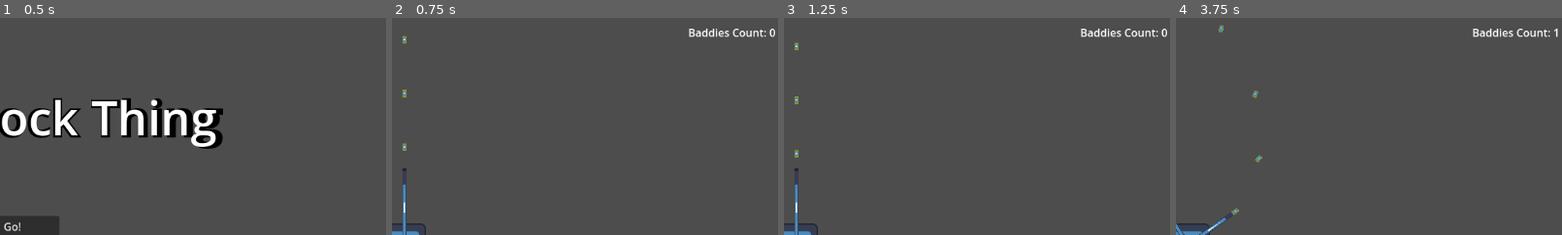
Above: before the commit, frames 1-4 (left to right).
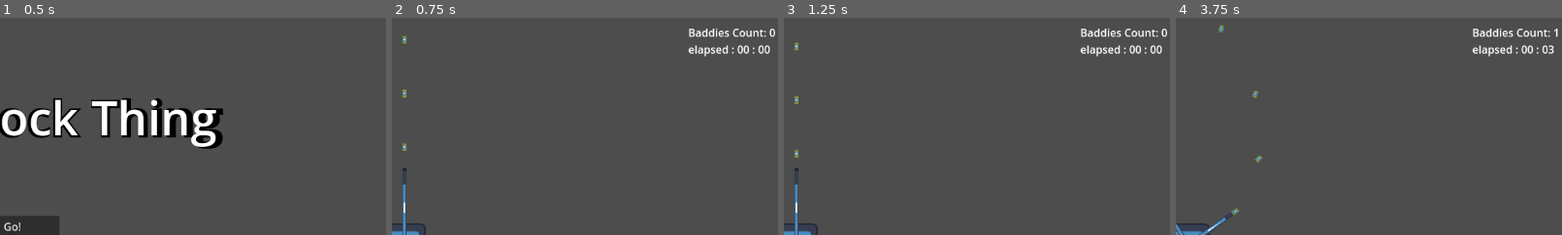
Above: after the commit, the same moments.

Repository: subpar-software/terrible-game-2
Game: Godot game, scene res://game.tscn
The game is run twice, just before and just after one commit, with the same random seed, the same clock (stepped at 60 frames per second) and the same inputs. The engine's default icon, where the game draws it, is replaced by a stand-in: a white triangle on a blue panel in a dark square.
Inputs:
- Up to frame 1 (0.5 s): no input
- Up to frame 2 (0.75 s): click "Go!" at 0.5 s
- Up to frame 3 (1.25 s): no input
- Up to frame 4 (3.75 s): tap Enter (ui_accept) at 1.25, 1.52, 2.27 s; hold Right (ui_right) 1.28-2.03 s; hold Left (ui_left) 2.03-2.78 s; hold Right (ui_right) from 2.78 s (still down)
The pictures show only the part of the screen within x 48-98%, y 0-50%; the shares and areas given below are measured in that part.

Frame 1 is identical in both runs. In frame 2, 0.5% of the frame differs, in the area x 76-98%, y 12-18%; in frame 3, 0.5%; in frame 4, 0.5%.

Commit message:
Add elapsed time

Diff:
--- a/constants.gd
+++ b/constants.gd
@@ -1,7 +1,6 @@
 class_name Constants
 
 enum GameState {
-	NONE,
 	START,
 	PLAY,
 	OVER,
--- /dev/null
+++ b/elapsed_time.gd
@@ -0,0 +1,26 @@
+extends Node
+
+var time_start = 0
+var time_now = 0
+var str_elapsed
+
+var timing = false
+
+
+func _process(delta):
+	if (timing):
+		time_now = Time.get_unix_time_from_system()
+		var elapsed = time_now - time_start
+		var seconds = fmod(elapsed,60)
+		var minutes = fmod(elapsed, 3600) / 60
+		str_elapsed = "%02d : %02d" % [minutes, seconds]
+		$"../PlayUI/TimerLabel".text = "elapsed : " + str_elapsed
+
+
+func start_timing():
+	time_start = Time.get_unix_time_from_system()
+	timing = true
+
+
+func stop_timing():
+	timing = false
--- a/game.gd
+++ b/game.gd
@@ -45,10 +45,12 @@
 				defender.reset()
 				spawn_rate_timer.start()
 				spawn_move_timer.start()
+				$ElapsedTime.start_timing()
 
 			Constants.GameState.OVER:
+				$ElapsedTime.stop_timing()
 				$MenuUI.visible = true
-				$MenuUI/VBoxContainer/Button.text = "Try Again"
+				$MenuUI/VBoxContainer/Button.text = $ElapsedTime.str_elapsed + " Try Again"
 				$MenuUI/AudioStreamPlayer.play()
 				$PlayUI.visible = false
 				$PlayUI/AudioStreamPlayer.stop()
--- a/game.tscn
+++ b/game.tscn
@@ -1,14 +1,20 @@
-[gd_scene load_steps=5 format=3 uid="uid://ml81ns4ra6gt"]
+[gd_scene load_steps=6 format=3 uid="uid://ml81ns4ra6gt"]
 
 [ext_resource type="Script" path="res://game.gd" id="1_3x00i"]
 [ext_resource type="PackedScene" uid="uid://byp4pnenghnq" path="res://defender.tscn" id="2_8pdvg"]
 [ext_resource type="AudioStream" uid="uid://b06f43m3386ao" path="res://music/background-loop-straight-04-2699.mp3" id="2_j5vwr"]
 [ext_resource type="AudioStream" uid="uid://xtuqwoeajnef" path="res://music/the-80s-retrowave-synthwave-143303.mp3" id="3_3ae7o"]
+[ext_resource type="Script" path="res://elapsed_time.gd" id="5_pfu6u"]
 
 [node name="Game" type="Node2D"]
 script = ExtResource("1_3x00i")
 
 [node name="MenuUI" type="Node2D" parent="."]
+
+[node name="AudioStreamPlayer" type="AudioStreamPlayer" parent="MenuUI"]
+stream = ExtResource("2_j5vwr")
+volume_db = -20.0
+autoplay = true
 
 [node name="Label" type="RichTextLabel" parent="MenuUI"]
 offset_left = 258.0
@@ -44,14 +50,13 @@
 layout_mode = 2
 text = "Go!"
 
-[node name="AudioStreamPlayer" type="AudioStreamPlayer" parent="MenuUI"]
-stream = ExtResource("2_j5vwr")
-volume_db = -20.0
-autoplay = true
-
 [node name="PlayUI" type="Node2D" parent="."]
 visible = false
 position = Vector2(12, 7)
+
+[node name="AudioStreamPlayer" type="AudioStreamPlayer" parent="PlayUI"]
+stream = ExtResource("3_3ae7o")
+volume_db = -15.0
 
 [node name="HourCountLabel" type="Label" parent="PlayUI"]
 offset_right = 60.0
@@ -85,9 +90,12 @@
 offset_bottom = 26.0
 text = "Baddies Count: 0"
 
-[node name="AudioStreamPlayer" type="AudioStreamPlayer" parent="PlayUI"]
-stream = ExtResource("3_3ae7o")
-volume_db = -15.0
+[node name="TimerLabel" type="Label" parent="PlayUI"]
+offset_left = 985.0
+offset_top = 28.0
+offset_right = 1115.0
+offset_bottom = 51.0
+text = "Time: 0"
 
 [node name="SpawnPoints" type="Node2D" parent="."]
 visible = false
@@ -139,6 +147,9 @@
 [node name="SpawnMove" type="Timer" parent="Timers"]
 wait_time = 5.0
 
+[node name="ElapsedTime" type="Node" parent="."]
+script = ExtResource("5_pfu6u")
+
 [connection signal="pressed" from="MenuUI/VBoxContainer/Button" to="." method="_on_button_pressed"]
 [connection signal="pressed" from="PlayUI/ConvertButton" to="." method="_on_convert_button_pressed"]
 [connection signal="dead" from="Defender" to="." method="_on_defender_dead"]
